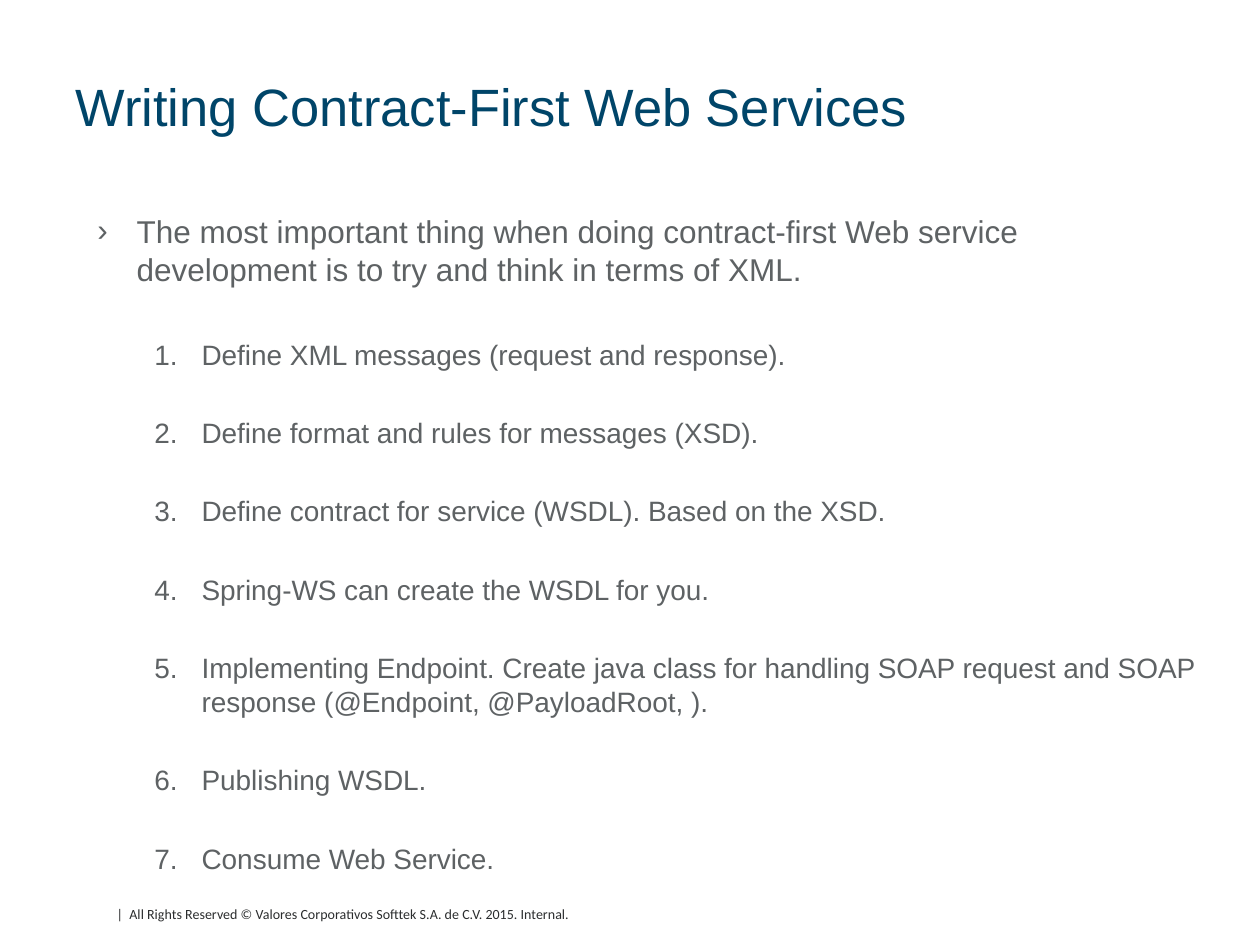
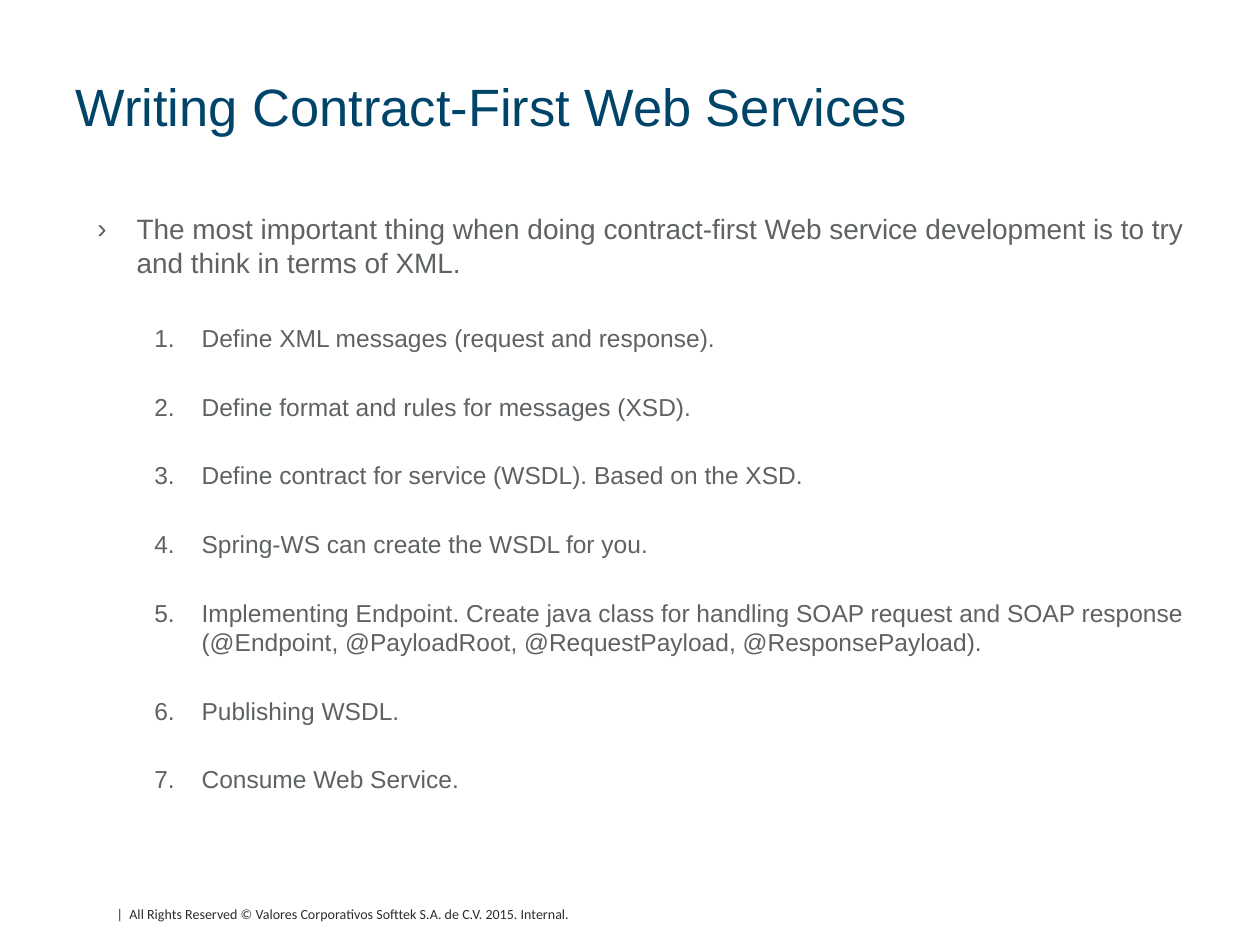
Before and after one commit to DavidHertz/WebServices, a slide deck: slide 30 of SOAP/doc/SOAP.pptx. Drawn at 1260x945 pixels with LibreOffice and Linux fonts; fonts in the diff are those of the drawing; background and template pictures are left out. Boxes give left, top, right and bottom in pixels: in the first picture for what was removed or moved away, otherwise in the second. Text is boxed around its words. In the diff, an @@ line names an element or a change of style, - is before the commit and + after.

```diff
--- a/SOAP/doc/SOAP.pptx
+++ b/SOAP/doc/SOAP.pptx
@@ text at (137,218,1183,788): size 18 to 16 pt in "The most important thing when doing contract-first ..."; size 16 to 14 pt in "Define XML messages (request and response).", "Define format and rules for messages (XSD).", "Define contract for service (WSDL). Based on ...", "Spring-WS can create the WSDL for you." and 2 more places @@
@@ text at (202,604,1183,656): text changed; size 16 to 14 pt @@
-  5. Implementing Endpoint. Create java class for handling SOAP request and SOAP response (@Endpoint, @PayloadRoot, ).
+  5. Implementing Endpoint. Create java class for handling SOAP request and SOAP response (@Endpoint, @PayloadRoot, @RequestPayload, @ResponsePayload).
```
Also in this commit, not shown: 1 other file.
